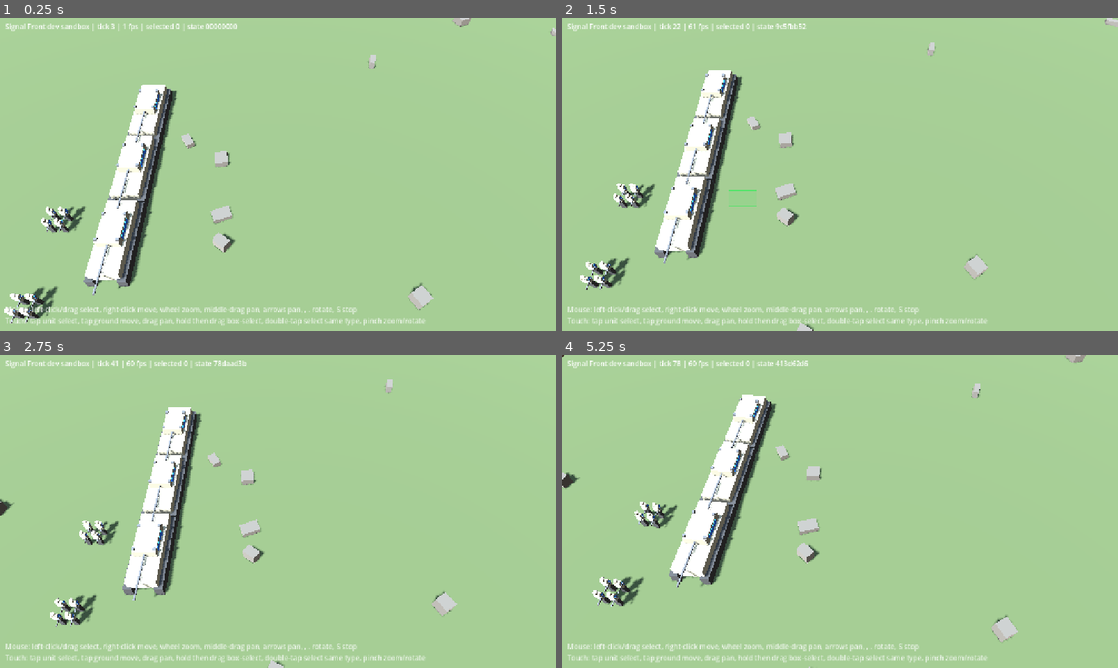
Above: before the commit, frames 1-4 (two rows, left to right).
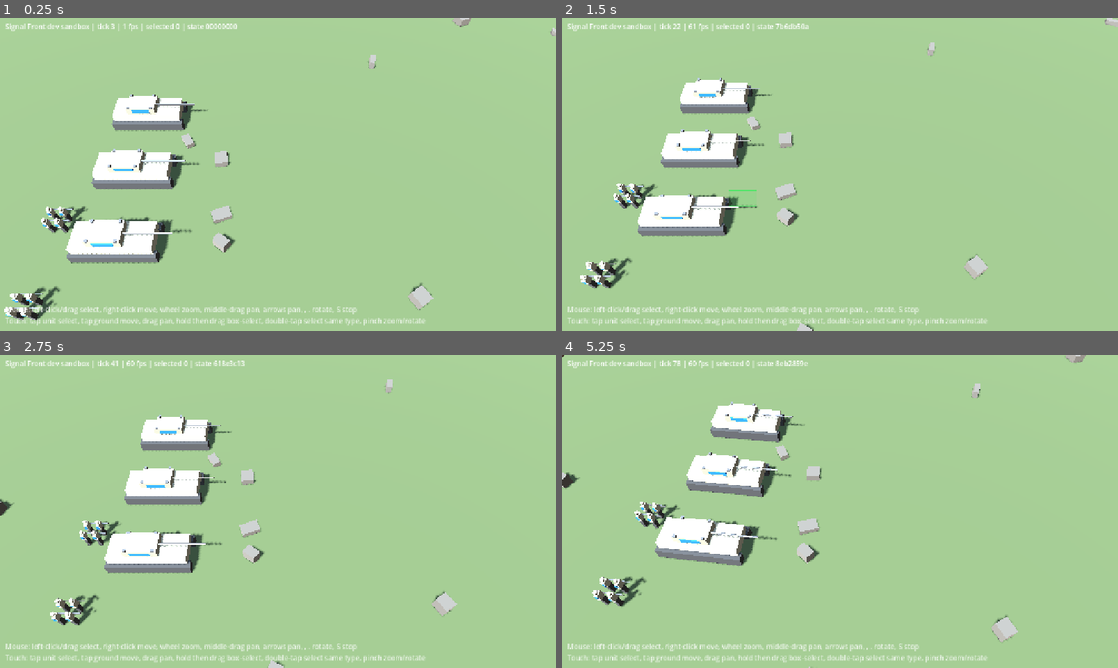
Above: after the commit, the same moments.

Repository: jamonlineph/project-zero-hour
Game: Godot game, scene res://scenes/main.tscn
The game is run twice, just before and just after one commit, with the same random seed, the same clock (stepped at 60 frames per second) and the same inputs.
Inputs (mouse positions are in pixels of both pictures, inside the frame that each line leads up to):
- Up to frame 1 (0.25 s): no input
- Up to frame 2 (1.5 s): tap Enter at 0.5 s; move the mouse to (962, 158) at 0.52 s; tap Down (cam_back) at 0.6 s; click (962, 158) at 0.67 s; drag from (728, 190) to (812, 237) at 1.27 s
- Up to frame 3 (2.75 s): move the mouse to (333, 442) at 2.02 s; tap Left (cam_left) at 2.1 s; click (333, 442) at 2.17 s
- Up to frame 4 (5.25 s): tap Space at 2.75 s; drag from (812, 574) to (673, 464) at 2.77 s; move the mouse to (1006, 558) at 3.52 s; tap , (cam_rotate_left) at 3.6 s; click (1006, 558) at 3.67 s; tap Enter at 4.25 s; drag from (673, 464) to (756, 433) at 4.27 s; move the mouse to (867, 511) at 5.02 s; tap = (cam_zoom_in) at 5.1 s; click (867, 511) at 5.17 s

The runs differ from the first frame. In frame 1, 7.2% of the frame differs, in the area x 0-38%, y 21-98%; in frame 2, 6.5%; in frame 3, 6.3%; in frame 4, 6.7%.

Commit message:
feat(sim): unit facing and turn rate [P1-02]
- SimEntity.facing/prev_facing, SimMover.turn_rate (data:
  turn_rate_deg_per_s; missing means instant). Units turn at most
  turn_rate per tick and creep at 25% speed until within 22.5 degrees of
  their heading; they still arrive exactly on target.
- The view now draws units with the sim's facing, interpolated between
  ticks, instead of guessing from movement. Sides spawn facing each other.
- 7 new tests, including model front orientation.

Co-Authored-By: Claude Opus 5.5 <noreply@anthropic.com>
Claude-Session: https://claude.ai/code/session_01KvzxVCAs94MwF5XZ3itDiM

Diff:
--- a/game/data/units/ru_mbt.json
+++ b/game/data/units/ru_mbt.json
@@ -8,6 +8,7 @@
   "max_hp": 1100,
   "cost": 850,
   "speed_cm_per_s": 700,
+  "turn_rate_deg_per_s": 80,
   "radius_cm": 300,
   "visual": {
     "model": "res://assets/models/units/ru_mbt.glb",
--- a/game/data/units/us_mbt.json
+++ b/game/data/units/us_mbt.json
@@ -8,6 +8,7 @@
   "max_hp": 1200,
   "cost": 1000,
   "speed_cm_per_s": 750,
+  "turn_rate_deg_per_s": 90,
   "radius_cm": 320,
   "visual": {
     "model": "res://assets/models/units/us_mbt.glb",
--- a/game/src/data/content_db.gd
+++ b/game/src/data/content_db.gd
@@ -48,6 +48,13 @@
 	u.cost = _req_int(src, "cost", path, 0)
 	u.speed = Fx.from_ratio(_req_int(src, "speed_cm_per_s", path, 0), 100 * SimWorld.TICK_RATE)
 	u.radius = Fx.from_ratio(_req_int(src, "radius_cm", path, 1), 100)
+	# Optional. Missing or 0 means the unit turns instantly (infantry, drones).
+	if src.has("turn_rate_deg_per_s"):
+		var deg_per_s: int = _req_int(src, "turn_rate_deg_per_s", path, 0)
+		if deg_per_s > 0:
+			# Round up so slow turners never get a turn rate of 0.
+			var per_tick: int = (deg_per_s * Fx.ANGLE_FULL + 360 * SimWorld.TICK_RATE - 1) / (360 * SimWorld.TICK_RATE)
+			u.turn_rate = mini(per_tick, Fx.ANGLE_FULL)
 	var visual: Variant = src.get("visual", {})
 	if visual is Dictionary:
 		u.model_path = str((visual as Dictionary).get("model", ""))
--- a/game/src/data/unit_def.gd
+++ b/game/src/data/unit_def.gd
@@ -11,6 +11,7 @@
 var max_hp: int = 1
 var cost: int = 0
 var speed: int = 0              ## fixed-point meters per tick
+var turn_rate: int = Fx.ANGLE_FULL  ## binary angle units per tick; ANGLE_FULL = turns instantly
 var radius: int = 0             ## fixed-point meters
 var model_path: String = ""     ## res:// path to a .glb; may not exist yet
 var icon_path: String = ""      ## res:// path to a .png build icon; may not exist yet
--- a/game/src/main/main.gd
+++ b/game/src/main/main.gd
@@ -75,8 +75,10 @@
 	if def == null:
 		push_error("Sandbox: unknown unit '%s'" % def_id)
 		return
+	# Each side starts facing the other: player 1 looks toward +X, others toward -X.
+	var facing: int = 0 if player_id == LOCAL_PLAYER else Fx.ANGLE_HALF
 	for i: int in count:
-		world.spawn_unit(def, player_id, Fx.from_int(x_m), Fx.from_int(y_m + i * 8))
+		world.spawn_unit(def, player_id, Fx.from_int(x_m), Fx.from_int(y_m + i * 8), facing)
 
 
 func _build_environment() -> void:
--- a/game/src/sim/components/sim_mover.gd
+++ b/game/src/sim/components/sim_mover.gd
@@ -1,18 +1,28 @@
 class_name SimMover
 extends RefCounted
-## Movement component: straight-line movement toward a target point.
+## Movement component: turns toward the target, then moves to it.
 ##
-## Turning, pathfinding and collision avoidance are later backlog tasks
-## (tasks/BACKLOG.md: P1-02, P1-04 to P1-06).
+## Pathfinding and collision avoidance are later backlog tasks
+## (tasks/BACKLOG.md: P1-04 to P1-06).
 
-var speed: int = 0          ## fixed-point meters per tick
+## Turn rate that means "turns instantly" (infantry, drones).
+const INSTANT_TURN: int = Fx.ANGLE_FULL
+## Units move at full speed only when facing within this angle of their heading.
+const FULL_SPEED_ANGLE: int = Fx.ANGLE_QUARTER / 4   # 22.5 degrees
+## Speed while still turning: SLOW_NUM / SLOW_DEN of full speed.
+const SLOW_NUM: int = 1
+const SLOW_DEN: int = 4
+
+var speed: int = 0                  ## fixed-point meters per tick
+var turn_rate: int = INSTANT_TURN   ## binary angle units per tick
 var has_target: bool = false
-var target_x: int = 0       ## fixed-point meters
+var target_x: int = 0               ## fixed-point meters
 var target_y: int = 0
 
 
 func write_hash(h: SimHash) -> void:
 	h.add_int(speed)
+	h.add_int(turn_rate)
 	h.add_bool(has_target)
 	h.add_int(target_x)
 	h.add_int(target_y)
--- a/game/src/sim/sim_entity.gd
+++ b/game/src/sim/sim_entity.gd
@@ -13,6 +13,8 @@
 var y: int = 0                  ## fixed-point meters (sim Y maps to Godot Z)
 var prev_x: int = 0             ## position at the start of the tick, for view interpolation
 var prev_y: int = 0
+var facing: int = 0             ## binary angle (Fx.ANGLE_FULL per turn); 0 = +X, 1024 = +Y
+var prev_facing: int = 0        ## facing at the start of the tick, for view interpolation
 var radius: int = 0             ## fixed-point meters
 var hp: int = 0
 var max_hp: int = 0
@@ -25,6 +27,7 @@
 	h.add_string(def_id)
 	h.add_int(x)
 	h.add_int(y)
+	h.add_int(facing)
 	h.add_int(radius)
 	h.add_int(hp)
 	h.add_int(max_hp)
--- a/game/src/sim/sim_world.gd
+++ b/game/src/sim/sim_world.gd
@@ -26,8 +26,9 @@
 	map_height = Fx.from_int(height_m)
 
 
-## Adds a unit and returns its id. x and y are fixed-point meters.
-func spawn_unit(def: UnitDef, player_id: int, x: int, y: int) -> int:
+## Adds a unit and returns its id. x and y are fixed-point meters; facing is a
+## binary angle (0 = +X).
+func spawn_unit(def: UnitDef, player_id: int, x: int, y: int, facing: int = 0) -> int:
 	var e := SimEntity.new()
 	e.id = _next_id
 	_next_id += 1
@@ -37,12 +38,15 @@
 	e.y = clampi(y, 0, map_height)
 	e.prev_x = e.x
 	e.prev_y = e.y
+	e.facing = Fx.wrap_angle(facing)
+	e.prev_facing = e.facing
 	e.radius = def.radius
 	e.max_hp = def.max_hp
 	e.hp = def.max_hp
 	if def.speed > 0:
 		e.mover = SimMover.new()
 		e.mover.speed = def.speed
+		e.mover.turn_rate = def.turn_rate
 	entities[e.id] = e
 	entity_ids.append(e.id)
 	return e.id
@@ -67,6 +71,7 @@
 		var e: SimEntity = entities[id]
 		e.prev_x = e.x
 		e.prev_y = e.y
+		e.prev_facing = e.facing
 	_apply_commands()
 	# System order is part of the rules. Add new systems here, in order, and
 	# document the order in docs/02-architecture.md.
--- a/game/src/sim/systems/movement_system.gd
+++ b/game/src/sim/systems/movement_system.gd
@@ -1,6 +1,11 @@
 class_name MovementSystem
 extends RefCounted
 ## Moves every entity that has a mover toward its target by one tick.
+##
+## Each tick a mover first turns toward its heading by at most turn_rate. It
+## moves at full speed only once it faces within FULL_SPEED_ANGLE of the
+## heading; until then it creeps at SLOW_NUM/SLOW_DEN speed. It always moves
+## along the straight line to the target, so paths stay exact.
 
 
 static func step(world: SimWorld) -> void:
@@ -12,11 +17,21 @@
 		var dx: int = m.target_x - e.x
 		var dy: int = m.target_y - e.y
 		var dist: int = Fx.length(dx, dy)
-		if dist <= m.speed:
+		if dist == 0:
+			m.has_target = false
+			continue
+		var heading: int = Fx.atan2_a(dy, dx)
+		var turn: int = Fx.angle_diff(e.facing, heading)
+		turn = clampi(turn, -m.turn_rate, m.turn_rate)
+		e.facing = Fx.wrap_angle(e.facing + turn)
+		var step_len: int = m.speed
+		if absi(Fx.angle_diff(e.facing, heading)) > SimMover.FULL_SPEED_ANGLE:
+			step_len = (m.speed * SimMover.SLOW_NUM) / SimMover.SLOW_DEN
+		if dist <= step_len:
 			e.x = m.target_x
 			e.y = m.target_y
 			m.has_target = false
 			continue
 		# Integer division truncates toward zero the same way on every CPU.
-		e.x += (dx * m.speed) / dist
-		e.y += (dy * m.speed) / dist
+		e.x += (dx * step_len) / dist
+		e.y += (dy * step_len) / dist
--- a/game/src/view/unit_view.gd
+++ b/game/src/view/unit_view.gd
@@ -5,7 +5,6 @@
 ## never writes it.
 
 const RING_COLOR := Color(0.35, 1.0, 0.45)
-const FACING_SMOOTHING: float = 0.35
 
 var entity_id: int = 0
 var _ring: MeshInstance3D
@@ -22,6 +21,7 @@
 	_ring.visible = false
 	add_child(_ring)
 	position = Vector3(Fx.to_float(entity.x), 0.0, Fx.to_float(entity.y))
+	rotation.y = yaw_from_sim_angle(float(entity.facing))
 
 
 func set_selected(selected: bool) -> void:
@@ -33,13 +33,16 @@
 func update_from_sim(e: SimEntity, alpha: float) -> void:
 	var px: float = lerpf(Fx.to_float(e.prev_x), Fx.to_float(e.x), alpha)
 	var pz: float = lerpf(Fx.to_float(e.prev_y), Fx.to_float(e.y), alpha)
-	var new_pos := Vector3(px, 0.0, pz)
-	var delta: Vector3 = new_pos - position
-	if delta.length_squared() > 0.000001:
-		# Models face +Z (Vector3.MODEL_FRONT), so this angle points them along delta.
-		var target_yaw: float = atan2(delta.x, delta.z)
-		rotation.y = lerp_angle(rotation.y, target_yaw, FACING_SMOOTHING)
-	position = new_pos
+	position = Vector3(px, 0.0, pz)
+	var facing: float = float(e.prev_facing) + float(Fx.angle_diff(e.prev_facing, e.facing)) * alpha
+	rotation.y = yaw_from_sim_angle(facing)
+
+
+## Sim angle a points along (cos a, sin a) in sim X/Y, which is Godot X/Z.
+## Models face +Z (Vector3.MODEL_FRONT); rotating by yaw t points +Z along
+## (sin t, cos t), so t = PI/2 - a.
+static func yaw_from_sim_angle(sim_angle: float) -> float:
+	return wrapf(PI * 0.5 - sim_angle * TAU / float(Fx.ANGLE_FULL), -PI, PI)
 
 
 func _make_model(def: UnitDef, radius_m: float, team_color: Color) -> Node3D:
--- /dev/null
+++ b/game/tests/unit/test_turning.gd
@@ -0,0 +1,88 @@
+extends TestCase
+# Facing and turn rate (P1-02).
+
+
+func _def(turn_rate: int) -> UnitDef:
+	var d := UnitDef.new()
+	d.id = "turner"
+	d.max_hp = 100
+	d.speed = Fx.from_int(1)
+	d.turn_rate = turn_rate
+	d.radius = Fx.from_int(1)
+	return d
+
+
+func _order(world: SimWorld, id: int, x_m: int, y_m: int) -> void:
+	var c := SimCommand.make_move([id], Fx.from_int(x_m), Fx.from_int(y_m))
+	c.player_id = 1
+	c.seq = world.tick + 1
+	c.tick = world.tick
+	world.queue_command(c)
+
+
+func test_turns_no_faster_than_turn_rate() -> void:
+	var world := SimWorld.new(1, 100, 100)
+	var id: int = world.spawn_unit(_def(64), 1, Fx.from_int(50), Fx.from_int(50), 0)
+	_order(world, id, 10, 50)   # straight behind: heading 2048
+	world.step()
+	assert_eq(absi(Fx.angle_diff(0, world.get_entity(id).facing)), 64)
+
+
+func test_reaches_heading_without_overshoot() -> void:
+	var world := SimWorld.new(1, 100, 100)
+	var id: int = world.spawn_unit(_def(100), 1, Fx.from_int(10), Fx.from_int(10), 0)
+	_order(world, id, 10, 90)   # heading 1024 (+Y)
+	for i: int in 30:
+		world.step()
+	assert_eq(world.get_entity(id).facing, 1024)
+
+
+func test_creeps_while_turning_then_full_speed() -> void:
+	var world := SimWorld.new(1, 100, 100)
+	var id: int = world.spawn_unit(_def(64), 1, Fx.from_int(50), Fx.from_int(50), 0)
+	_order(world, id, 10, 50)
+	world.step()
+	var e: SimEntity = world.get_entity(id)
+	var first_step: int = Fx.length(e.x - e.prev_x, e.y - e.prev_y)
+	assert_true(first_step <= Fx.from_int(1) / 4 + 1, "moved %d while facing away" % first_step)
+	for i: int in 40:
+		world.step()
+	var later_step: int = Fx.length(e.x - e.prev_x, e.y - e.prev_y)
+	assert_true(later_step >= Fx.from_int(1) - 2, "only moved %d once turned" % later_step)
+
+
+func test_instant_turners_face_heading_immediately() -> void:
+	var world := SimWorld.new(1, 100, 100)
+	var id: int = world.spawn_unit(_def(Fx.ANGLE_FULL), 1, Fx.from_int(50), Fx.from_int(50), 0)
+	_order(world, id, 50, 10)   # heading 3072 (-Y)
+	world.step()
+	assert_eq(world.get_entity(id).facing, 3072)
+
+
+func test_still_arrives_exactly_on_target() -> void:
+	var world := SimWorld.new(1, 100, 100)
+	var id: int = world.spawn_unit(_def(40), 1, Fx.from_int(50), Fx.from_int(50), 0)
+	_order(world, id, 20, 70)
+	for i: int in 200:
+		world.step()
+	var e: SimEntity = world.get_entity(id)
+	assert_eq([e.x, e.y], [Fx.from_int(20), Fx.from_int(70)])
+	assert_false(e.mover.has_target)
+
+
+func test_turn_rate_loads_from_data() -> void:
+	var db := ContentDb.new()
+	db.load_all()
+	# 90 deg/s at 15 ticks/s = 6 deg per tick = 68.27 units, rounded up to 69.
+	assert_eq(db.get_unit("us_mbt").turn_rate, 69)
+	assert_eq(db.get_unit("us_rifle_squad").turn_rate, Fx.ANGLE_FULL)
+
+
+func test_view_yaw_points_model_front_along_facing() -> void:
+	# Sim angle 0 is +X: the model's +Z front must end up pointing along Godot +X.
+	for angle: int in [0, 1024, 2048, 3072, 512]:
+		var yaw: float = UnitView.yaw_from_sim_angle(float(angle))
+		var front: Vector3 = Basis(Vector3.UP, yaw) * Vector3.MODEL_FRONT
+		var a: float = angle * TAU / 4096.0
+		var expected := Vector3(cos(a), 0.0, sin(a))
+		assert_true(front.distance_to(expected) < 0.001, "angle %d -> %s" % [angle, front])
Not shown, added: game/tests/unit/test_turning.gd.uid
Not shown, changed: docs/02-architecture.md
Not shown, changed: docs/design/mechanics.md
Not shown, changed: tasks/BACKLOG.md
